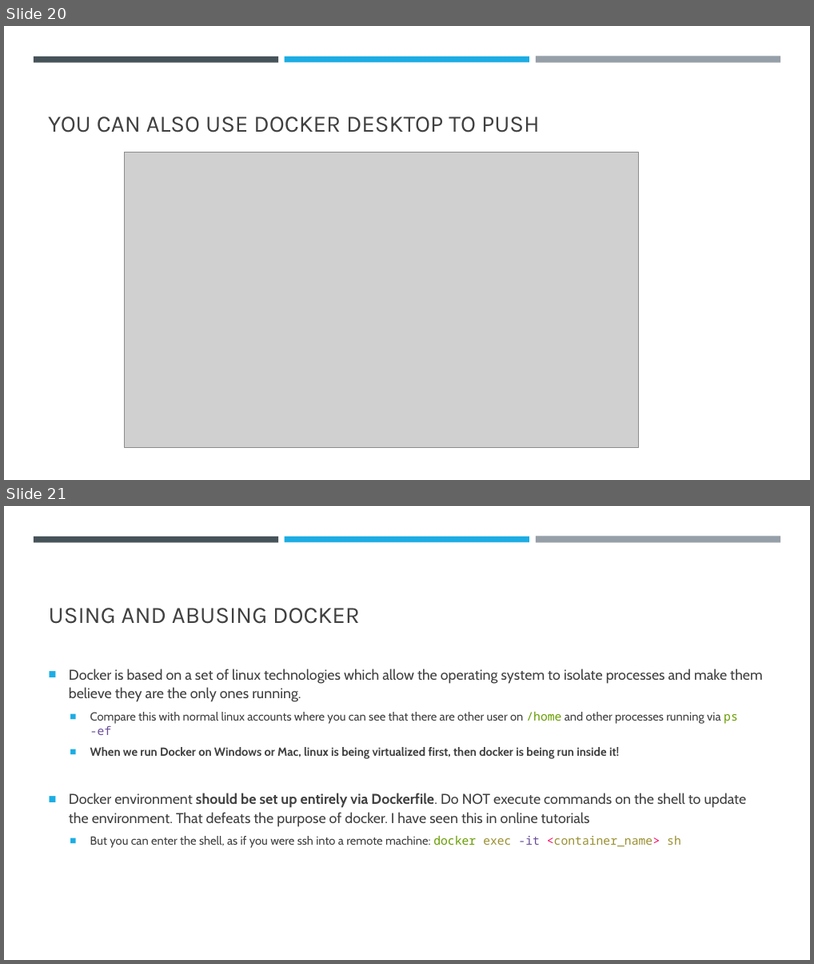
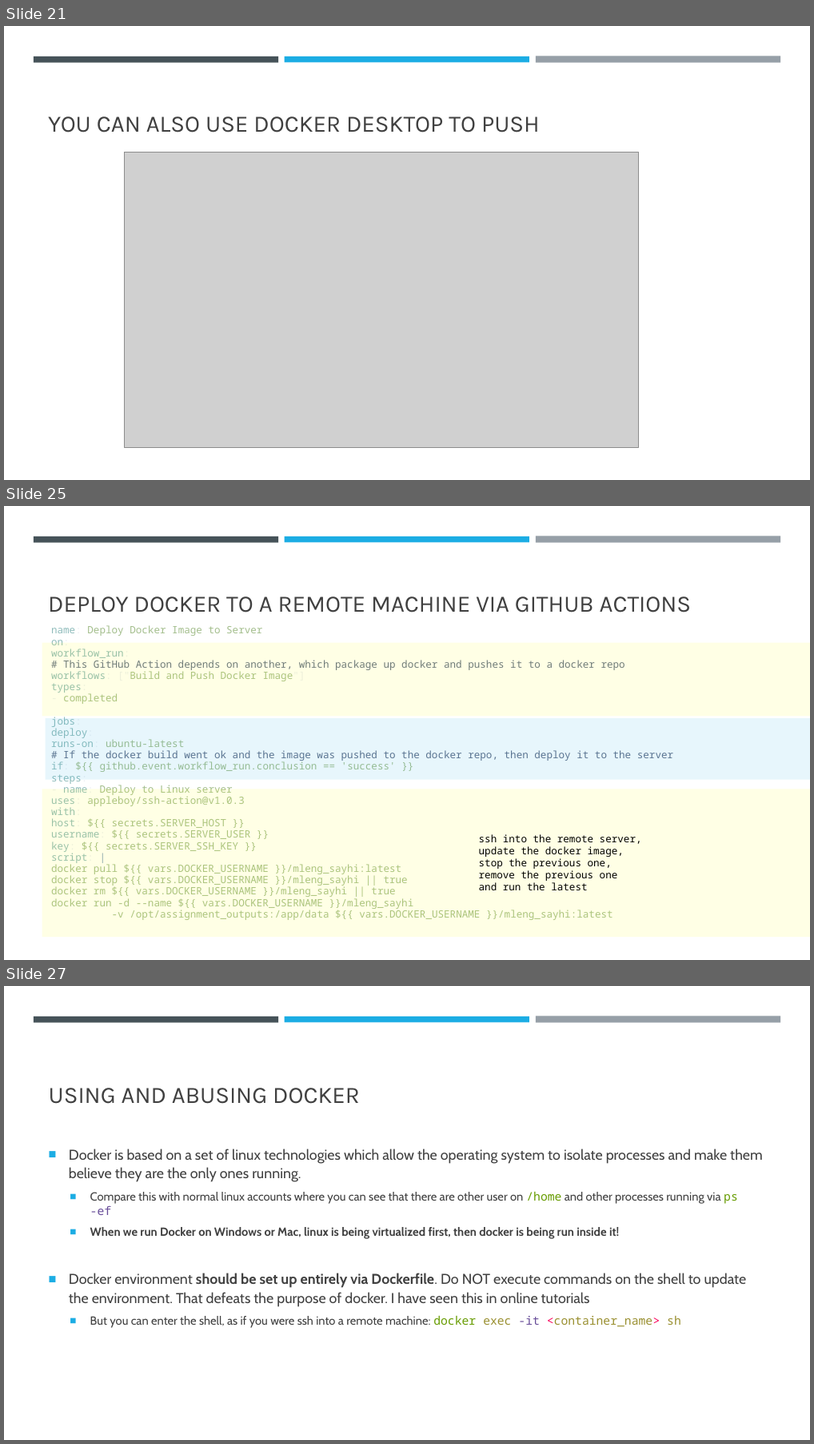
Before and after one commit to falconair/ProgrammingForAnalytics, a slide deck: lectures/120_dockerize_python_app/Docker – an introduction.pptx. Shown one above the other, each under a label of ours: slides 20 and 21 before the commit, slides 21, 25 and 27 after it; the slides between them are not shown. The pictures are 814x964 and 814x1444 pixels, drawn with LibreOffice and Linux fonts; fonts in the diff are those of the drawing; grey boxes stand for pictures. Boxes give left, top, right and bottom in pixels: in the first picture for what was removed or moved away, otherwise in the second. Text is boxed around its words. In the diff, an @@ line names an element or a change of style, - is before the commit and + after.

Commit message:
Adds GithubActions to the deck

```diff
--- a/lectures/120_dockerize_python_app/Docker – an introduction.pptx
+++ b/lectures/120_dockerize_python_app/Docker – an introduction.pptx
@@ slide 25 added at (x1=4, y1=506, x2=810, y2=960), background #FFFFFF; not listed: 3 template elements that a slide beside it also shows @@
@@ title added at (x1=48, y1=596, x2=692, y2=612), 28 pt, text #404040 @@
+DEPLOY DOCKER TO A REMOTE MACHINE VIA GITHUB ACTIONS
@@ text added at (x1=51, y1=625, x2=674, y2=920), 12 pt, text #A3BE8C @@
+name: Deploy Docker Image to Server
+on:
+workflow_run:
+# This GitHub Action depends on another, which package up docker and pushes it to a docker repo
+workflows: ["Build and Push Docker Image"]
+types:
+- completed
+jobs:
+deploy:
+runs-on: ubuntu-latest
+# If the docker build went ok and the image was pushed to the docker repo, then deploy it to the server
+if: ${{ github.event.workflow_run.conclusion == 'success' }}
+steps:
+- name: Deploy to Linux server
+uses: appleboy/ssh-action@v1.0.3
+with:
+host: ${{ secrets.SERVER_HOST }}
+username: ${{ secrets.SERVER_USER }}
+key: ${{ secrets.SERVER_SSH_KEY }}
+script: |
+docker pull ${{ vars.DOCKER_USERNAME }}/mleng_sayhi:latest
+docker stop ${{ vars.DOCKER_USERNAME }}/mleng_sayhi || true
+docker rm ${{ vars.DOCKER_USERNAME }}/mleng_sayhi || true
+docker run -d --name ${{ vars.DOCKER_USERNAME }}/mleng_sayhi
+-v /opt/assignment_outputs:/app/data ${{ vars.DOCKER_USERNAME }}/mleng_sayhi:latest
@@ rectangle added at (x1=42, y1=643, x2=810, y2=716), fill #FFFF00 at 10% opacity @@
@@ rectangle added at (x1=45, y1=718, x2=810, y2=780), fill #1CADE4 at 10% opacity @@
@@ rectangle added at (x1=42, y1=789, x2=810, y2=936), fill #FFFF00 at 10% opacity @@
@@ text added at (x1=479, y1=834, x2=642, y2=890), 12 pt, text #000000 @@
+ssh into the remote server,
+update the docker image,
+stop the previous one,
+remove the previous one
+and run the latest
@@ what was slide 20 is now slide 21 @@
@@ what was slide 21 is now slide 27 @@
```
Also in this commit, not shown: 5 other slides added.
